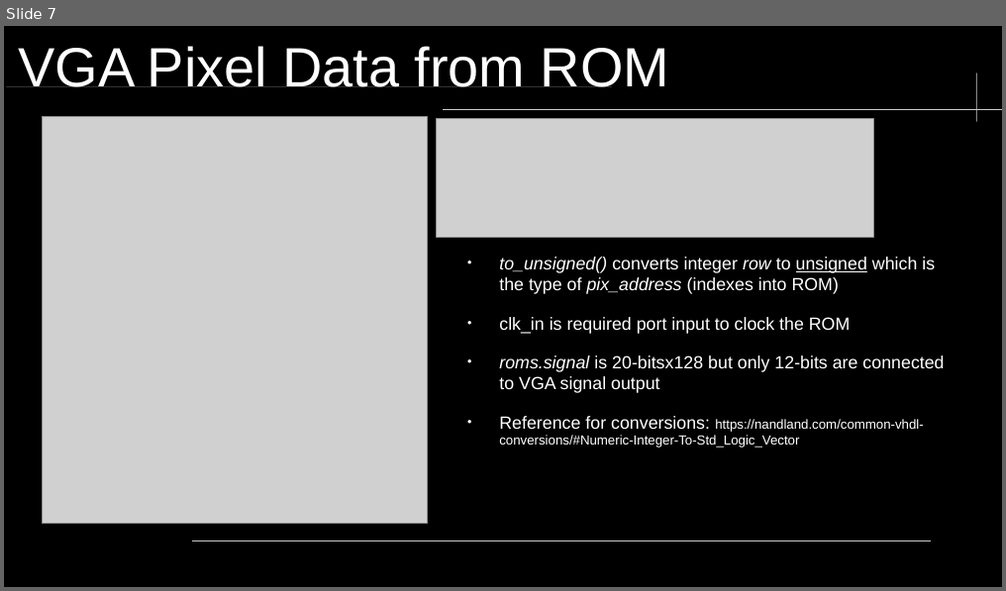
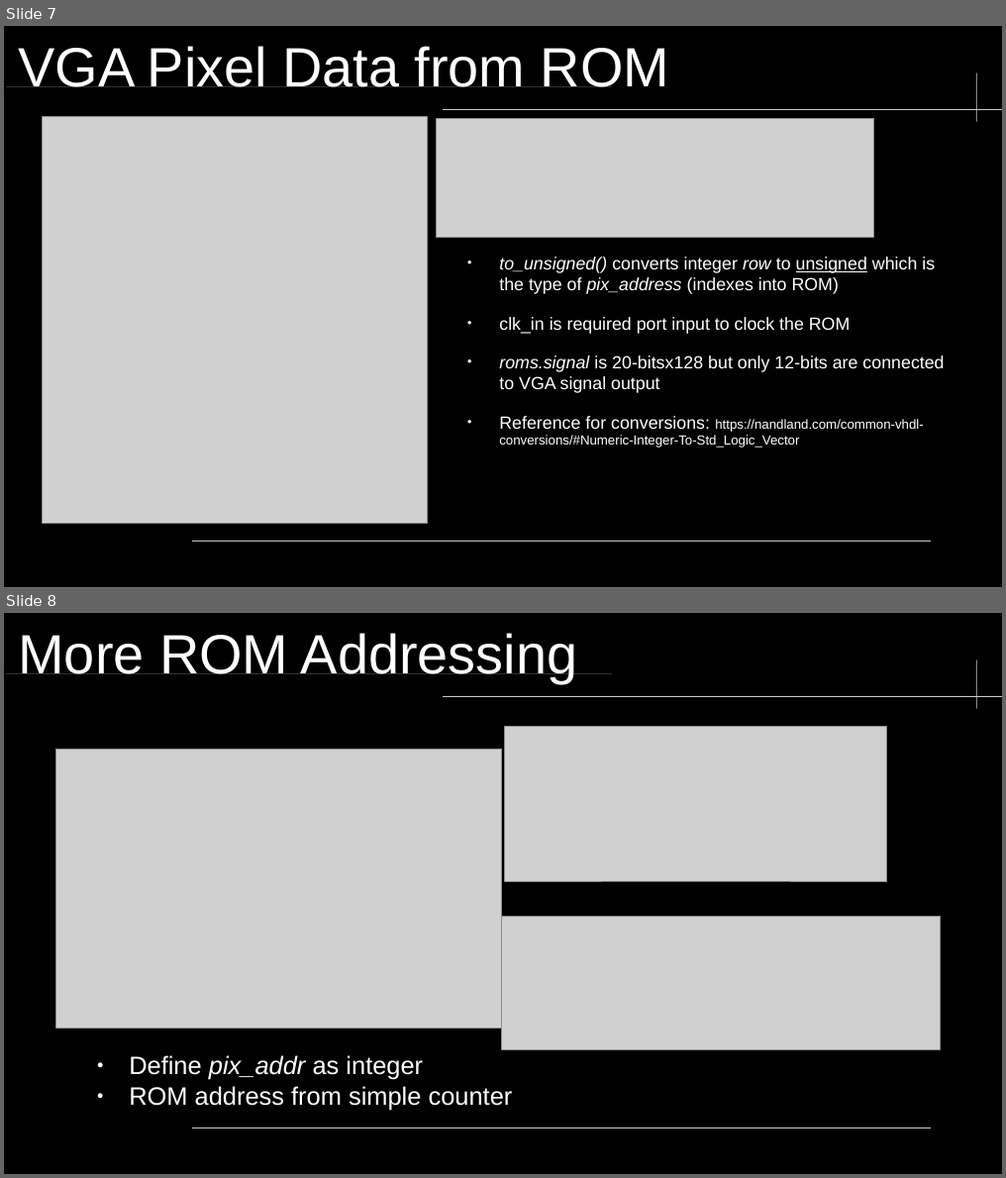
Before and after one commit to neiderm/retro_comp_fpga, a slide deck: docs/soc_t80_vga_mux.odp. Shown one above the other, each under a label of ours: slide 7 before the commit, slides 7 and 8 after it. The pictures are 1006x591 and 1006x1178 pixels, drawn with LibreOffice and Linux fonts; fonts in the diff are those of the drawing; grey boxes stand for pictures; background and template pictures are left out. Boxes give left, top, right and bottom in pixels: in the first picture for what was removed or moved away, otherwise in the second. Text is boxed around its words. In the diff, an @@ line names an element or a change of style, - is before the commit and + after.

```diff
--- a/docs/soc_t80_vga_mux.odp
+++ b/docs/soc_t80_vga_mux.odp
@@ slide 8 added at (4, 613, 1002, 1174), background #000000; not listed: 4 template elements that a slide beside it also shows @@
@@ title added at (18, 633, 577, 683), 44 pt, text #FFFFFF @@
+More ROM Addressing
@@ picture added at (505, 726, 887, 881) @@
@@ picture added at (55, 749, 502, 1028) @@
@@ picture added at (502, 916, 941, 1051) @@
@@ text added at (129, 1056, 513, 1110), 20 pt, text #FFFFFF @@
+● Define pix_addr as integer
+● ROM address from simple counter
```
Also in this commit, not shown: 2 other slides added, 2 other files.
